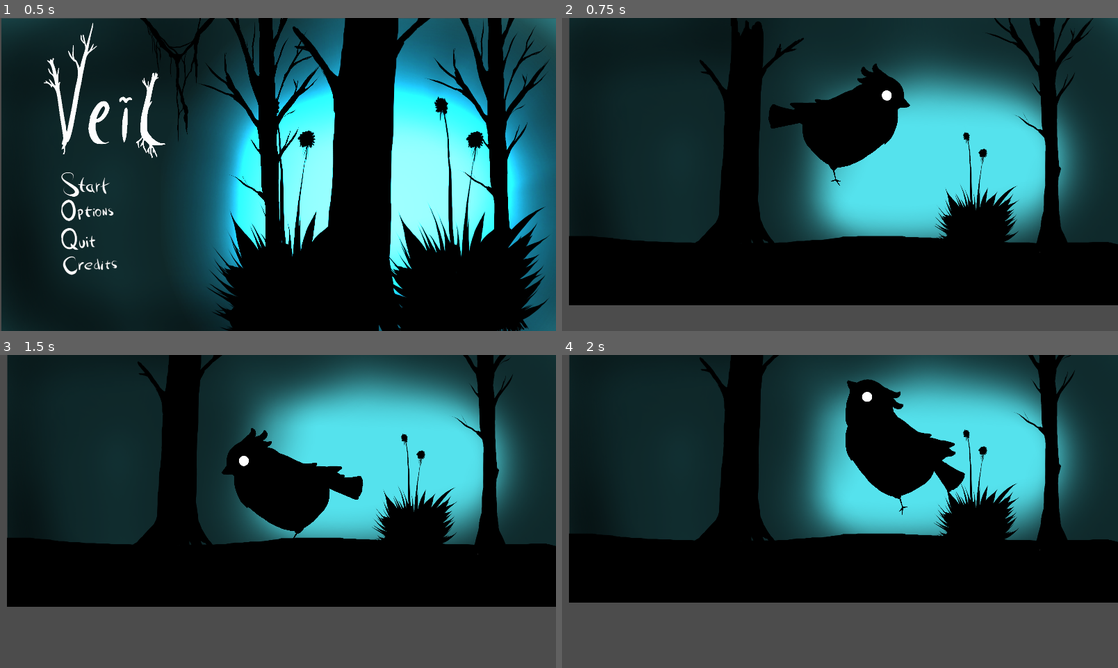
Above: before the commit, frames 1-4 (two rows, left to right).
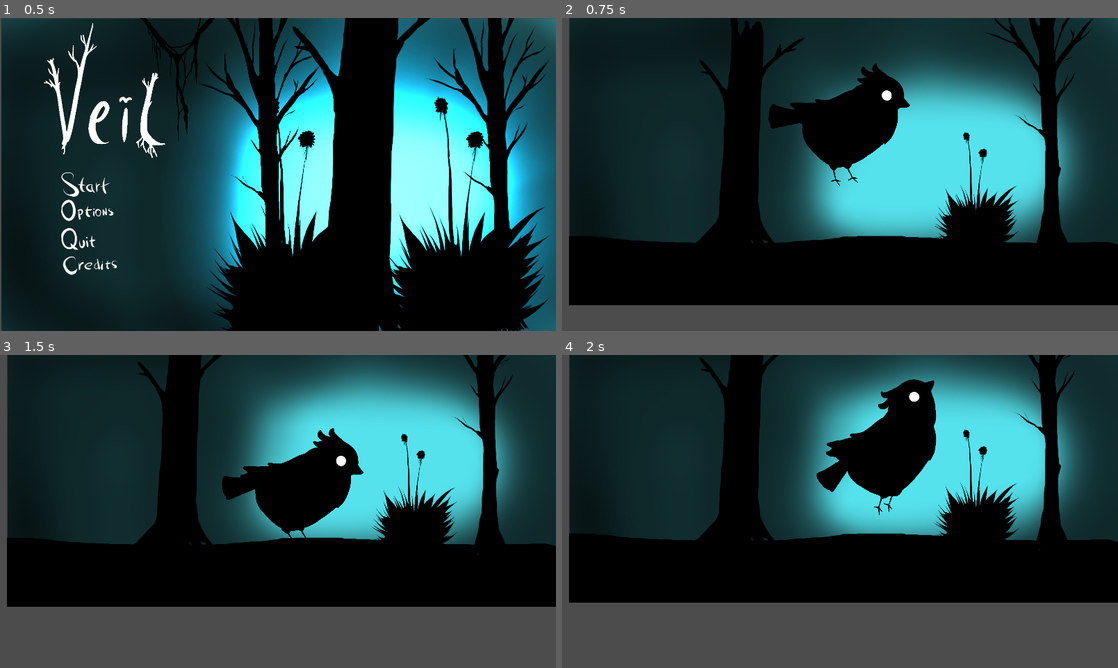
Above: after the commit, the same moments.

Repository: mikeask/Veil
Game: Godot game, scene res://Scenes/MainMenu.tscn
The game is run twice, just before and just after one commit, with the same random seed, the same clock (stepped at 60 frames per second) and the same inputs.
Inputs (mouse positions are in pixels of both pictures, inside the frame that each line leads up to):
- Up to frame 1 (0.5 s): no input
- Up to frame 2 (0.75 s): click (650, 183) at 0.5 s
- Up to frame 3 (1.5 s): hold Right (ui_right) from 1.28 s (still down)
- Up to frame 4 (2 s): keep holding Right (ui_right); tap Up (ui_up) at 1.52 s

Frame 1 is identical in both runs. In frame 2, less than 0.1% of the frame differs, in the area x 50-54%, y 46-53%; in frame 3, 2.6%; in frame 4, 3.7%, in the area x 45-73%, y 7-52%.

Commit message:
movimentaçao correçao

Diff:
--- a/Animation/Bird.gd
+++ b/Animation/Bird.gd
@@ -8,8 +8,9 @@
 var vel_linear = Vector2(0,0)
 var animacao = "Idle"
 var novaAnimacao = "Idle"
-var rot = 1
-var novaRot = 1
+
+var direcao = "direita"
+
 
 func _ready():
 	# Called when the node is added to the scene for the first time.
@@ -23,16 +24,10 @@
 	vel_linear.x = 0
 	if(Input.is_action_pressed("ui_left")):
 		vel_linear.x = -vel_andar*delta*50
+		pass
 
-		pass
 	if(Input.is_action_pressed("ui_right")):
 		vel_linear.x = vel_andar*delta*50
-		get_node("Body").set_flip_h(false)
-		get_node("r_leg").set_flip_h(false)
-		get_node("l_leg").set_flip_h(false)
-
-
-
 		pass
 	if is_on_floor():
 		vel_linear.y = 0
@@ -57,9 +52,14 @@
 		animacao = novaAnimacao
 
 	if Input.is_action_just_pressed("ui_left"):
-		scale.x = -1
+		if direcao == "direita":
+			scale.x = -1
+			direcao = "esquerda"
+
 	if Input.is_action_just_pressed("ui_right"):
-		scale.x = -1
+		if direcao == "esquerda":
+			scale.x = -1
+			direcao = "direita"
 
 
 
--- a/Animation/Bird.tscn
+++ b/Animation/Bird.tscn
@@ -980,7 +980,6 @@
 
 [node name="l_leg" type="Sprite" parent="." index="1"]
 
-visible = false
 position = Vector2( 28.5515, -76.4287 )
 rotation = -0.117944
 scale = Vector2( 0.2, 0.2 )
--- a/Scenes/Player.tscn
+++ b/Scenes/Player.tscn
@@ -9,7 +9,7 @@
 radius = 10.0
 height = 20.0
 
-[node name="Player" type="KinematicBody2D" index="0"]
+[node name="Player" type="KinematicBody2D"]
 
 position = Vector2( -1.52818, -63.6134 )
 input_pickable = false
